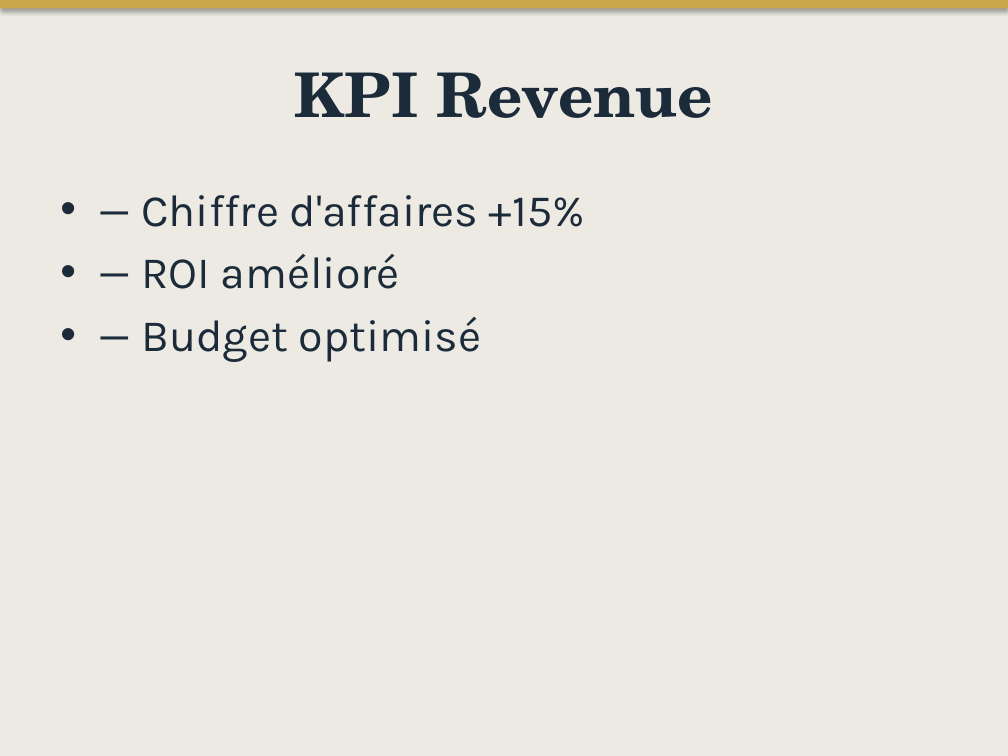
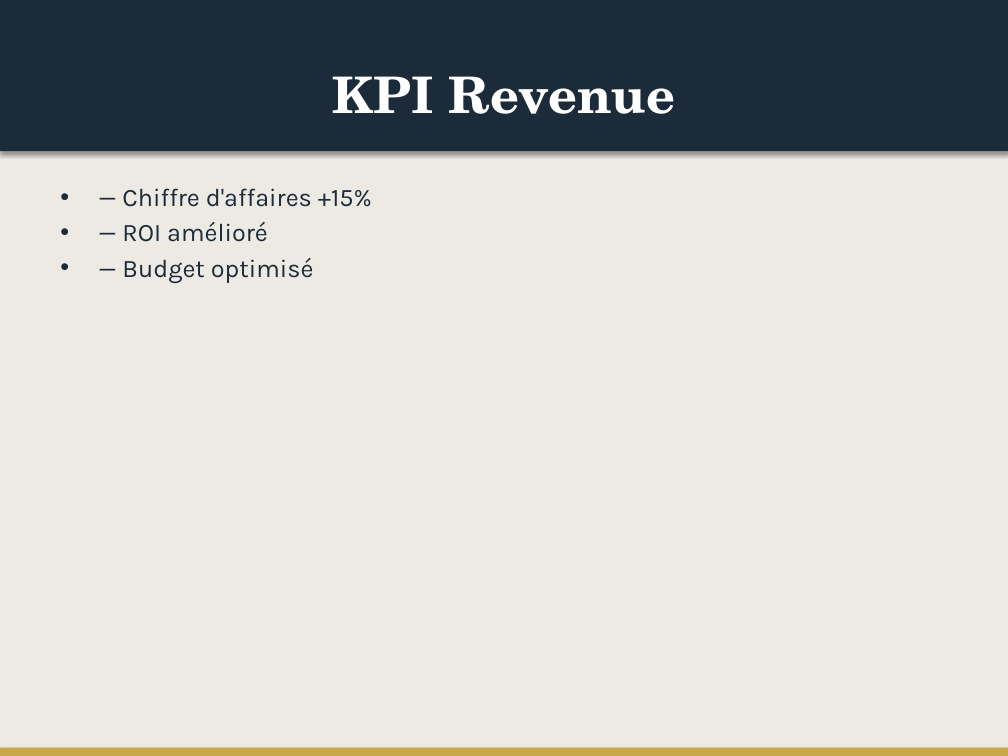
Before and after one commit to matisselebretonmatisselebreton-arch/salut, a slide deck: slide 2 of output/test_corporate_redesigned.pptx. Drawn at 1008x756 pixels with LibreOffice and Linux fonts; fonts in the diff are those of the drawing. Boxes give left, top, right and bottom in pixels: in the first picture for what was removed or moved away, otherwise in the second. Text is boxed around its words. In the diff, an @@ line names an element or a change of style, - is before the commit and + after.

```diff
--- a/output/test_corporate_redesigned.pptx
+++ b/output/test_corporate_redesigned.pptx
@@ rectangle: place and size @@
-rectangle at [0, 0, 1008, 8]
+rectangle at [0, 0, 1008, 151]
@@ rectangle at [0, 0, 1008, 151]: fill #C8A84B to #1C2B3A @@
@@ title "KPI Revenue" at [333, 76, 676, 114]: size 44 to 36 pt, text colour #1C2B3A to #FFFFFF @@
@@ text "— Chiffre d'affaires +15%" at [122, 188, 372, 283]: size 32 to 18 pt; less space between paragraphs @@
@@ rectangle added at [0, 748, 1008, 756], fill #C8A84B @@
```
Also in this commit, not shown: 4 other slides changed, 1 other file.
